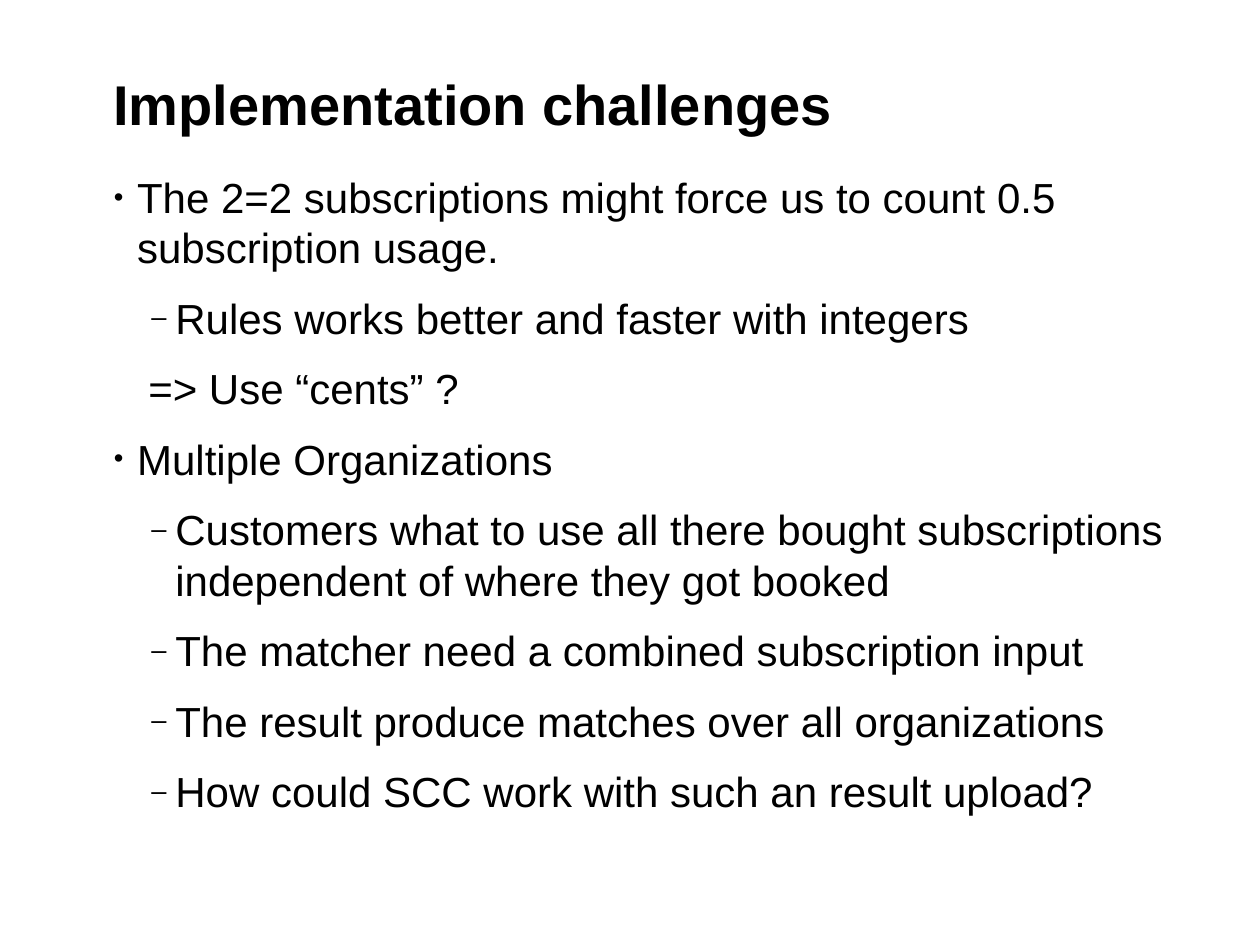
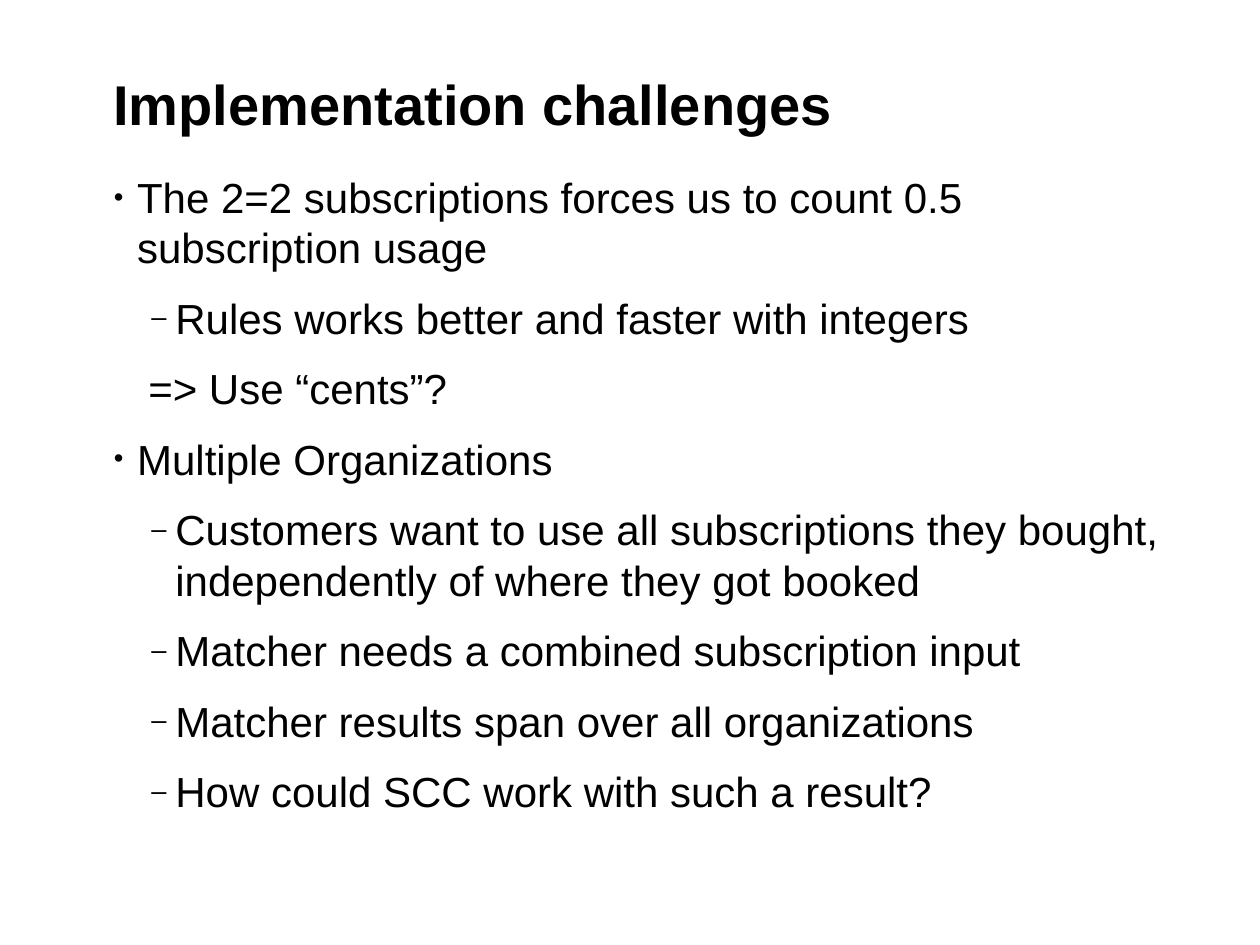
Before and after one commit to hustodemon/subscription-matcher, a slide deck: slide 19 of doc/SubscriptionCounting.odp (slide 17 before the commit). Drawn at 1260x945 pixels with LibreOffice and Linux fonts; fonts in the diff are those of the drawing; background and template pictures are left out. Boxes give left, top, right and bottom in pixels: in the first picture for what was removed or moved away, otherwise in the second. Text is boxed around its words. In the diff, an @@ line names an element or a change of style, - is before the commit and + after.

Commit message:
Revisioned until slide 19

```diff
--- a/doc/SubscriptionCounting.odp
+++ b/doc/SubscriptionCounting.odp
@@ text at <box>137,182,962,272</box>: text changed @@
-• The 2=2 subscriptions might force us to count 0.5 subscription usage.
+• The 2=2 subscriptions forces us to count 0.5 subscription usage
@@ text at <box>209,374,447,405</box>: spaces changed @@
-=> Use “cents” ?
+=> Use “cents”?
@@ text at <box>175,514,1158,808</box>: text changed @@
-  ‒ Customers what to use all there bought subscriptions independent of where they got booked
-  ‒ The matcher need a combined subscription input
-  ‒ The result produce matches over all organizations
-  ‒ How could SCC work with such an result upload?
+  ‒ Customers want to use all subscriptions they bought, independently of where they got booked
+  ‒ Matcher needs a combined subscription input
+  ‒ Matcher results span over all organizations
+  ‒ How could SCC work with such a result?
```
Also in this commit, not shown: 16 other slides changed, 2 slides added, 1 slide removed.
